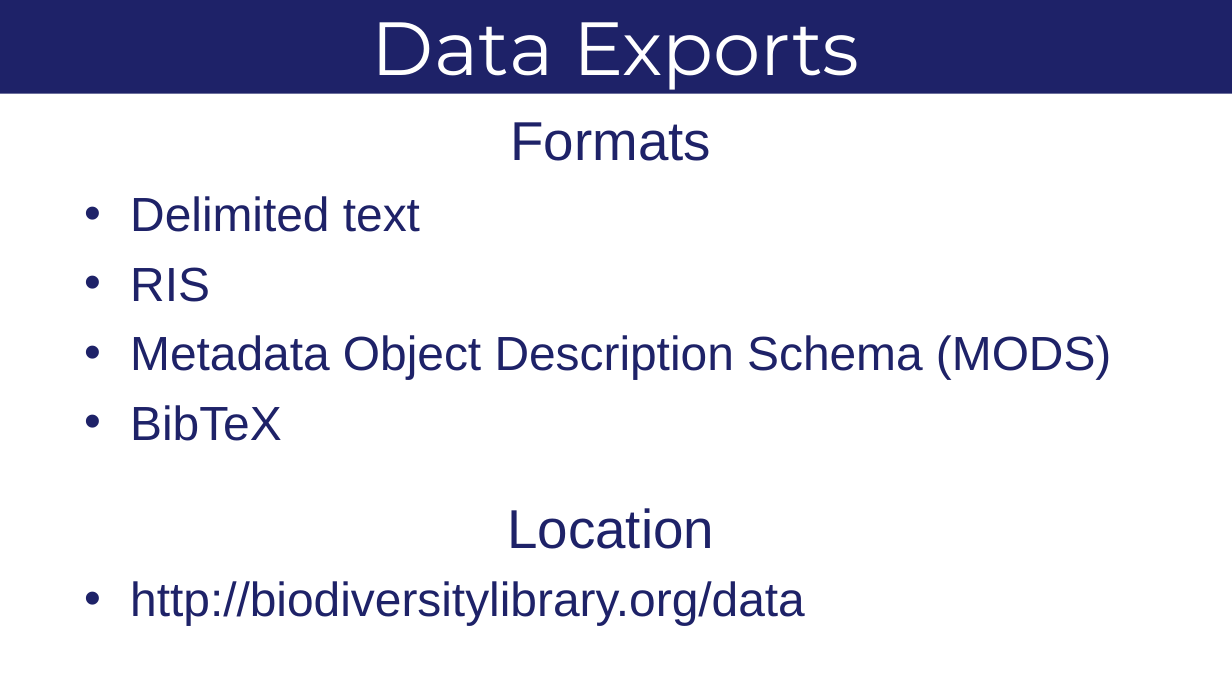
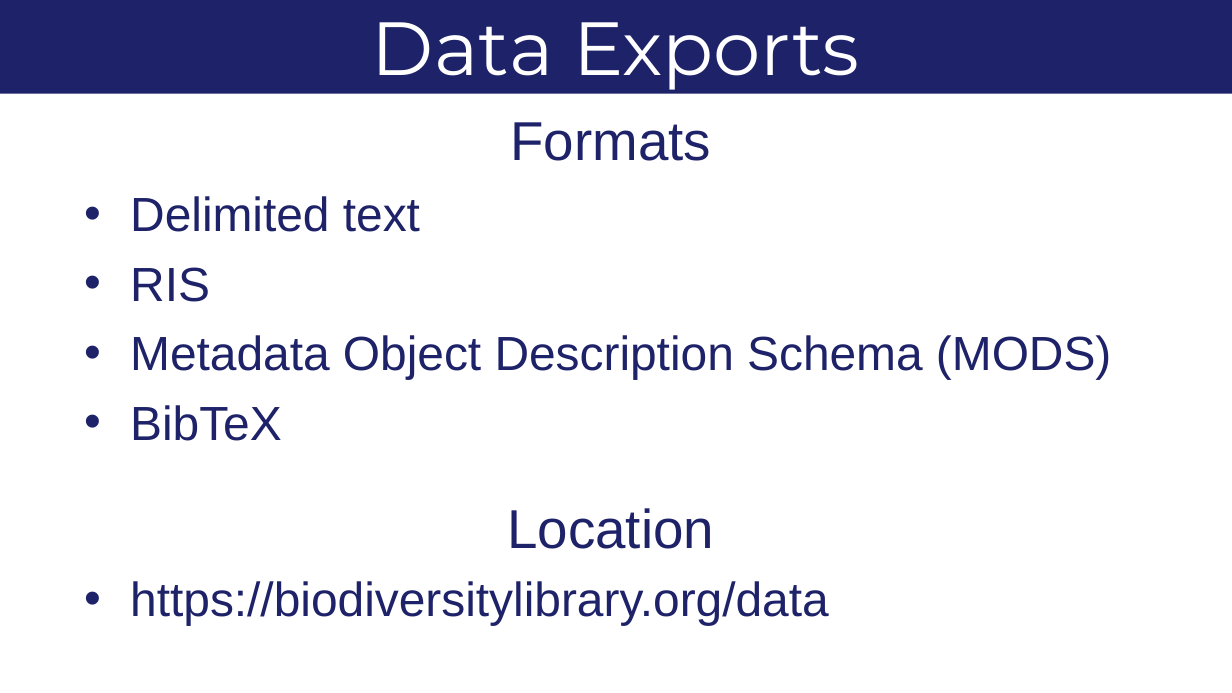
Before and after one commit to mlichtenberg/TDWG17, a slide deck: slide 9 of BallroomA_Wednesday_1100_Lichtenberg/BallroomA_Wednesday_1100_Lichtenberg.pptx. Drawn at 1232x693 pixels with LibreOffice and Linux fonts; fonts in the diff are those of the drawing; background and template pictures are left out. Boxes give left, top, right and bottom in pixels: in the first picture for what was removed or moved away, otherwise in the second. Text is boxed around its words. In the diff, an @@ line names an element or a change of style, - is before the commit and + after.

Commit message:
Updated http BHL links to be https

```diff
--- a/BallroomA_Wednesday_1100_Lichtenberg/BallroomA_Wednesday_1100_Lichtenberg.pptx
+++ b/BallroomA_Wednesday_1100_Lichtenberg/BallroomA_Wednesday_1100_Lichtenberg.pptx
@@ text at (130, 581, 829, 625): text changed @@
-• http://biodiversitylibrary.org/data
+• https://biodiversitylibrary.org/data
```
Also in this commit, not shown: 2 other slides changed.
